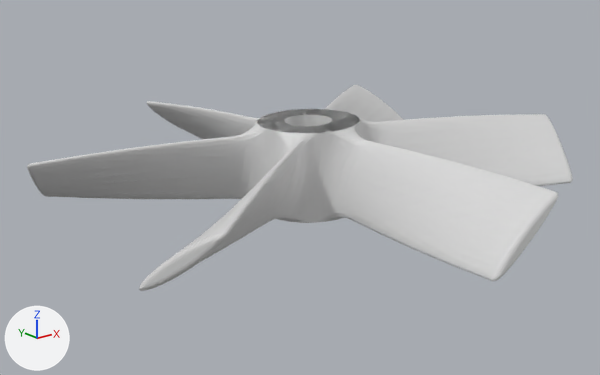
Two versions of the COLLADA model stinger_description/models/stinger_base/meshes/stinger_prop.dae, one commit apart.
Both versions are drawn from a camera (50 mm lens) standing at (-57.4, -70.2, 25.5) and looking at (-1.3, 0.0, -2.6). Arrows for +X, +Y and +Z are at lower left; the lights stay in place. Where no turn or scale is listed for an object, it has been applied to the vertices.

The first picture shows 'node_961398331_1_mesh0', 'node_961398331_1_mesh1', 'node_961398331_1_mesh2', 'node_961398331_1_mesh3', 'node_961398331_1_mesh4', 'node_961398331_1_mesh5'.
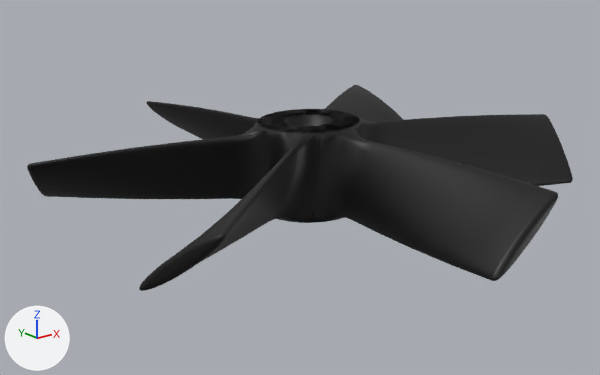
The newer file is also rescaled (x0.001) as a whole; pictures and numbers use the older file's frame.

What differs and where, as boxes [x1, y1, x2, y2] in the pictures (600 x 375 px):
'node_961398331_1_mesh3', recoloured (white to black): [257, 109, 558, 281] in both
'node_961398331_1_mesh1', recoloured (grey to black): [27, 109, 359, 199] in both
'node_961398331_1_mesh4', recoloured (grey to black): [258, 109, 573, 186] in both
'node_961398331_1_mesh2', recoloured (grey to black): [139, 109, 358, 291] in both
'node_961398331_1_mesh0', recoloured (grey to black): [146, 101, 360, 223] in both
'node_961398331_1_mesh5', recoloured (grey to black): [257, 85, 403, 133] in both

Edits to the bpy script that builds the scene:
```text
Change mat_mat_1:
    mat_mat_1.base_color: (0.692, 0.692, 0.692) -> (0.0, 0.0, 0.0)  # light grey #d9d9d9 -> black #000000
```
